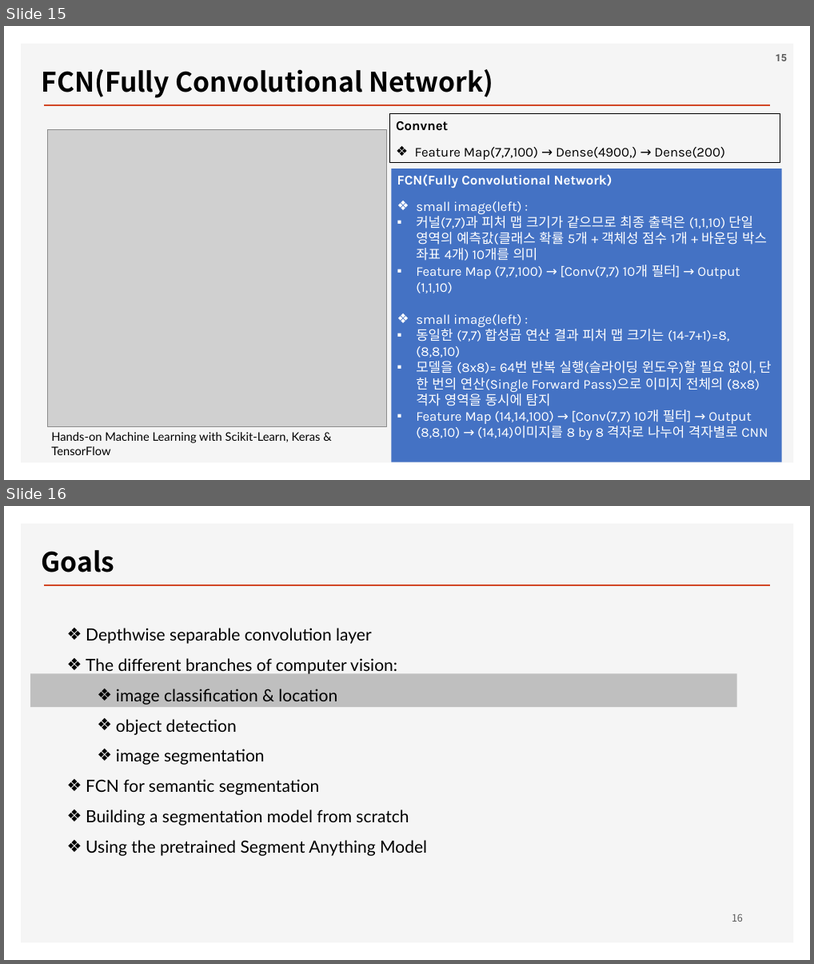
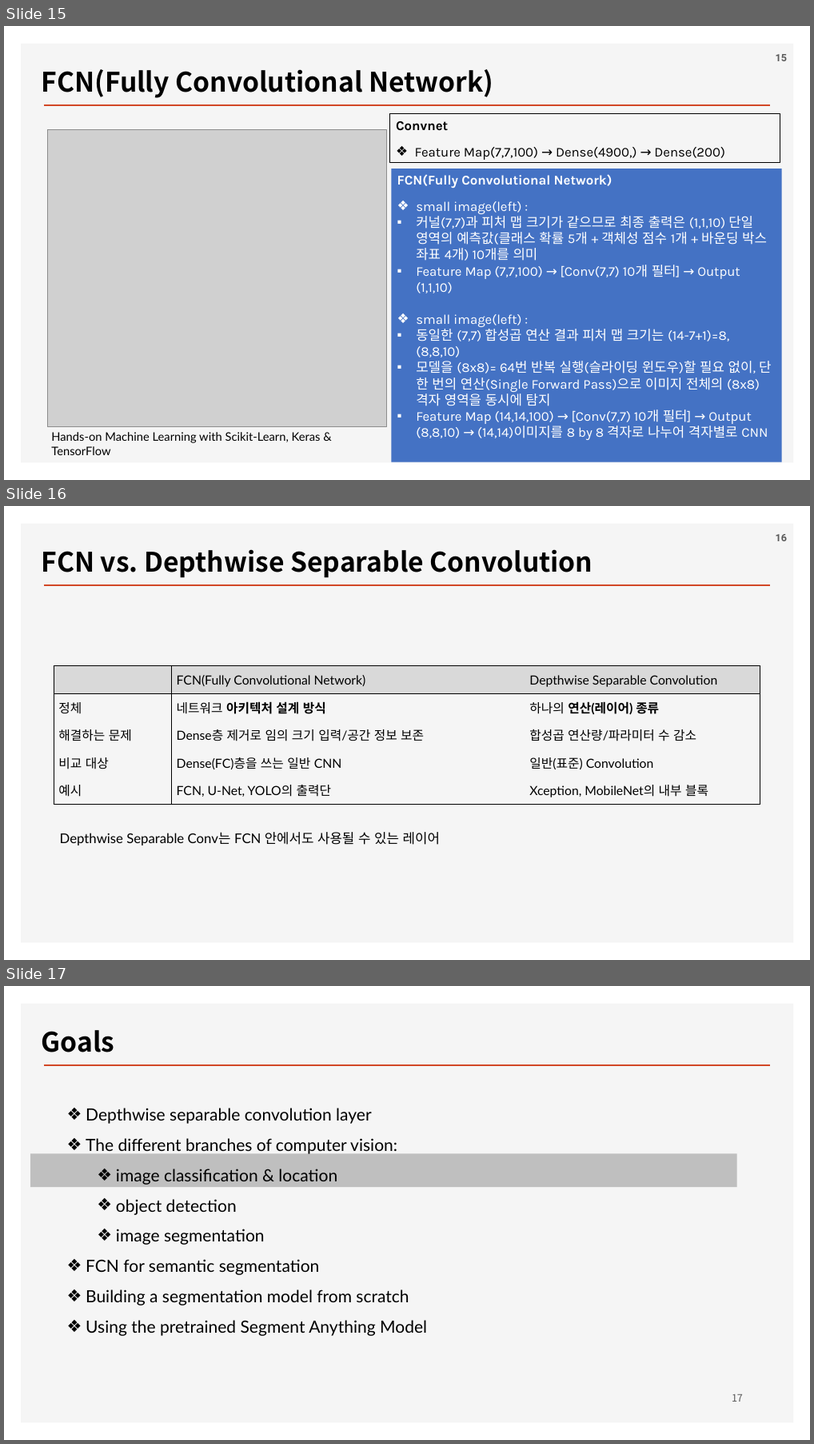
Before and after one commit to ancestor9/2026_Fall_Deep-Learning-with-Python, a slide deck: Chapter 11 Image segmentation.pptx. Shown one above the other, each under a label of ours: slides 15 and 16 before the commit, slides 15, 16 and 17 after it. The pictures are 814x964 and 814x1444 pixels, drawn with LibreOffice and Linux fonts; fonts in the diff are those of the drawing; grey boxes stand for pictures; background and template pictures are left out. Boxes give left, top, right and bottom in pixels: in the first picture for what was removed or moved away, otherwise in the second. Text is boxed around its words. In the diff, an @@ line names an element or a change of style, - is before the commit and + after.

```diff
--- a/Chapter 11 Image segmentation.pptx
+++ b/Chapter 11 Image segmentation.pptx
@@ slide 16 added at (4, 506, 810, 960), background #FFFFFF; not listed: 2 template elements that a slide beside it also shows @@
@@ text added at (42, 549, 594, 578), 32 pt, text #000000, bold @@
+FCN vs. Depthwise Separable Convolution
@@ page number added at (776, 534, 787, 541), 12 pt, text #595959, bold @@
+16
@@ table added at (54, 666, 761, 804), 5 rows, 3 columns @@
+ | FCN(Fully Convolutional Network) | Depthwise Separable Convolution
+정체 | 네트워크 아키텍처 설계 방식 | 하나의 연산(레이어) 종류
+해결하는 문제 | Dense층 제거로 임의 크기 입력/공간 정보 보존 | 합성곱 연산량/파라미터 수 감소
+비교 대상 | Dense(FC)층을 쓰는 일반 CNN | 일반(표준) Convolution
+예시 | FCN, U-Net, YOLO의 출력단 | Xception, MobileNet의 내부 블록
@@ text added at (60, 832, 440, 845), 16 pt, text #000000 @@
+Depthwise Separable Conv는 FCN 안에서도 사용될 수 있는 레이어
@@ what was slide 16 is now slide 17 @@
@@ page number at (732, 1394, 743, 1401): text changed @@
-16
+17
```
Also in this commit, not shown: 1 slide changed.
